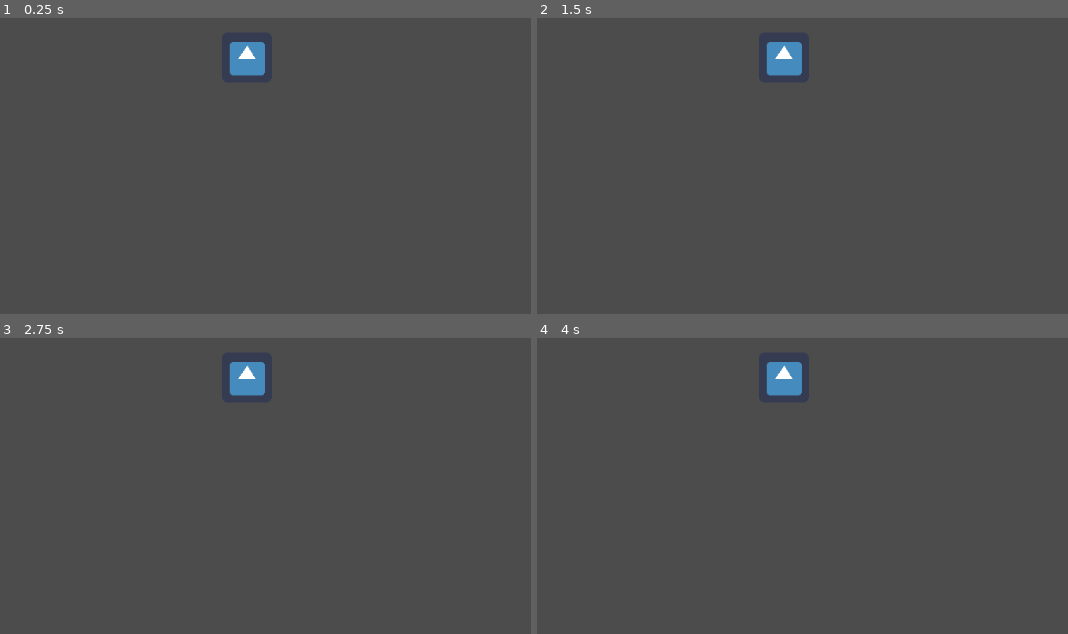
Above: before the commit, frames 1-4 (two rows, left to right).
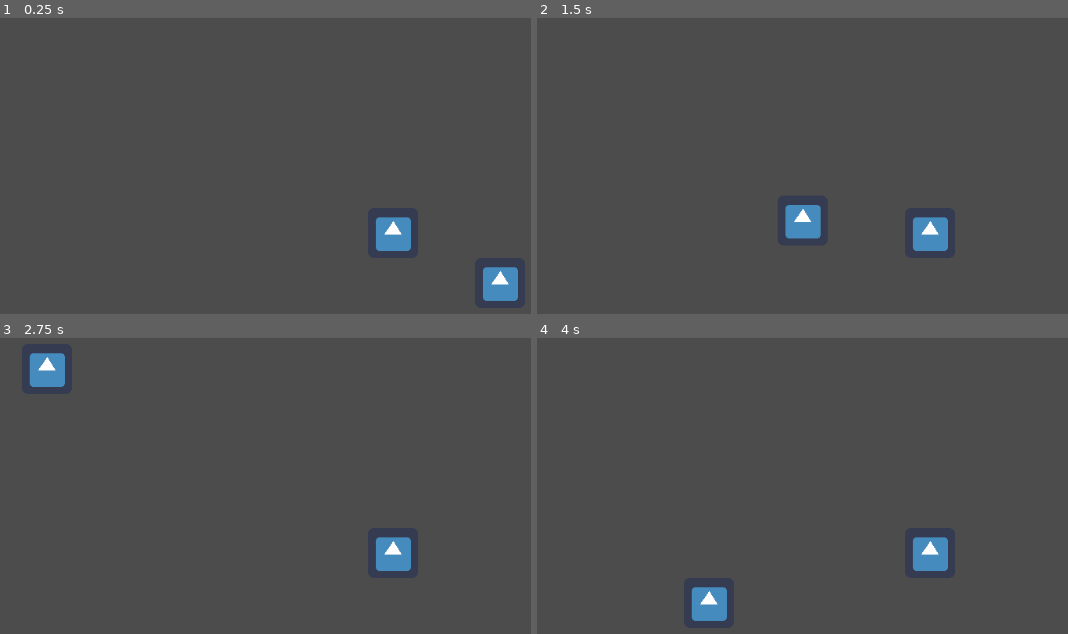
Above: after the commit, the same moments.

Repository: sloomy-chan/Godot-GameProj
Game: Godot game, scene res://Node2D.tscn
Same seed, same stepped clock (60 frames per second), same inputs: the game is played once before the commit and once after it. The engine's default icon, where the game draws it, is replaced by a stand-in: a white triangle on a blue panel in a dark square.
Inputs:
- Up to frame 1 (0.25 s): no input
- Up to frame 2 (1.5 s): tap Enter at 0.5 s; hold Right (move_right) 0.53-1.28 s; hold Down (move_down) from 1.28 s (still down)
- Up to frame 3 (2.75 s): release Down (move_down) at 2.03 s; hold Right (move_right) from 2.03 s (still down)
- Up to frame 4 (4 s): release Right (move_right) at 2.78 s; hold Up (move_up) 2.78-3.53 s; hold Left (move_left) from 3.53 s (still down)

The runs differ from the first frame. In frame 1, 2.3% of the frame differs, in the area x 43-98%, y 8-96%; in frame 2, 2.3%, in the area x 43-78%, y 8-79%; in frame 3, 2.3%; in frame 4, 2.3%.

Commit message:
Revert "push de teste"
This reverts commit eb057931700ce732cd2d39c41ace590641d5ac12.

Diff:
--- a/Node2D.tscn
+++ b/Node2D.tscn
@@ -1,20 +1,40 @@
-[gd_scene load_steps=4 format=2]
+[gd_scene load_steps=6 format=2]
 
 [ext_resource path="res://icon.png" type="Texture" id=1]
 [ext_resource path="res://RigidBody2D.gd" type="Script" id=2]
 
+[sub_resource type="PhysicsMaterial" id=1]
+bounce = 0.16
+
 [sub_resource type="CircleShape2D" id=2]
 radius = 34.3657
+
+[sub_resource type="CircleShape2D" id=3]
+radius = 41.4367
 
 [node name="Node2D" type="Node2D"]
 position = Vector2( 201, -11 )
 
-[node name="PlayerFighter" type="Sprite" parent="."]
+[node name="Sprite2" type="Sprite" parent="."]
+position = Vector2( 261, 150 )
+texture = ExtResource( 1 )
+
+[node name="Sprite" type="Sprite" parent="."]
 position = Vector2( 124, 86 )
 texture = ExtResource( 1 )
 script = ExtResource( 2 )
 
-[node name="Area2D" type="Area2D" parent="PlayerFighter"]
+[node name="RigidBody2D" type="RigidBody2D" parent="Sprite"]
+physics_material_override = SubResource( 1 )
 
-[node name="CollisionShape2D" type="CollisionShape2D" parent="PlayerFighter/Area2D"]
+[node name="CollisionShape2D" type="CollisionShape2D" parent="Sprite/RigidBody2D"]
 shape = SubResource( 2 )
+
+[node name="Camera2D" type="Camera2D" parent="Sprite"]
+current = true
+
+[node name="Area2D" type="Area2D" parent="."]
+
+[node name="CollisionShape2D" type="CollisionShape2D" parent="Area2D"]
+position = Vector2( 0, 1 )
+shape = SubResource( 3 )
--- a/RigidBody2D.gd
+++ b/RigidBody2D.gd
@@ -4,7 +4,6 @@
 export var speed = 400
 var screen_size
 export var jumpForce = 20
-export var invic = false
 
 
 # Called when the node enters the scene tree for the first time.
@@ -13,7 +12,28 @@
 
 func _process(delta):
 	var velocity = Vector2.ZERO
+	if Input.is_action_pressed("move_down"):
+		velocity.y += 1
+		print("baixo")
+	if Input.is_action_pressed("move_up"):
+		velocity.y -= 1
+		print("cima")
+	if Input.is_action_pressed("move_right"):
+		velocity.x += 1
+		print("direita")
 	if Input.is_action_pressed("move_left"):
-		invic = true
-	else:
-		invic = false
+		print("esquerda")
+		velocity.x -= 1
+
+	if velocity.length() > 0:
+		velocity = velocity.normalized() * speed
+
+		position += velocity * delta
+		position.x = clamp(position.x, 0, screen_size.x)
+		position.y = clamp(position.y, 0, screen_size.y)
+
+
+##func _physics_process(delta):
+	#var velocity = Vector2.ZERO
+	#if Input.is_action_just_pressed("move_up"):
+		#velocity.y += jumpForce
